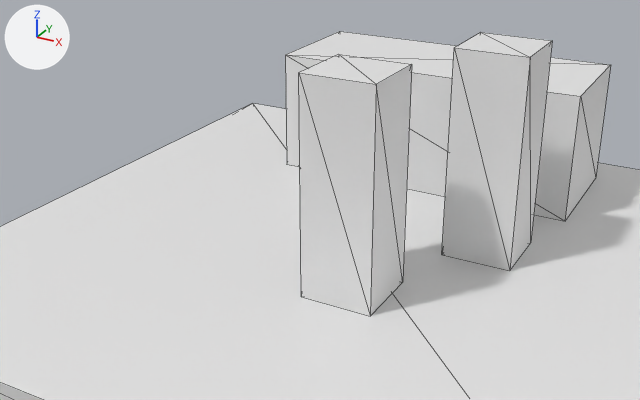
Before and after pictures for a commit that changed the glTF model scenes/scene1.gltf.
Rendered twice from a 50 mm camera at (20.7, -41.9, 23.2) aimed at (-2.2, -0.3, 2.4). The lights are fixed; the arrows at upper left show +X, +Y and +Z. Mesh edges are drawn as thin lines. Where no turn or scale is listed for an object, it has been applied to the vertices.

Objects in the first picture: 'floor', 'lamp', 'lamp.001', 'sofa'.
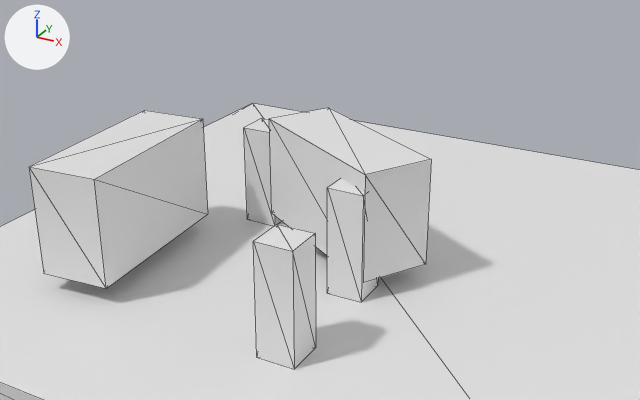
The change, as a list of edits to the scene's bpy script:
```text
Add me_cube_006:
    me_cube_006.from_pydata([(-1.59, -5.14, 3.0), (-1.59, -5.14, -3.0), (2.39, -4.82, -3.0), (2.39, -4.82, 3.0), (-2.39, 4.82, 3.0), (-2.39, 4.82, -3.0), (1.59, 5.14, 3.0), (1.59, 5.14, -3.0)], [], [(0, 1, 2), (0, 2, 3), (4, 5, 1), (4, 1, 0), (6, 7, 5), (6, 5, 4), (3, 2, 7), (3, 7, 6), (2, 1, 5), (2, 5, 7), (6, 4, 0), (6, 0, 3)])
Add me_cube_005:
    me_cube_005.from_pydata(...)  # a box spanning x -1.0..1.0, y -1.0..1.0, z -3.0..3.0
Change ob_sofa:
    ob_sofa.location: (0.0, 12.96, 4.0) -> (0.0, -1.47, 4.0)
    ob_sofa.rotation_euler: (0.0, 0.0, 1.571) -> (0.0, 0.0, -0.53)  # degrees (0, 0, 90) -> degrees (0, 0, -30)
    ob_sofa.scale: (4.0, 10.0, 4.0) -> (5.0, 2.0, 3.0)
Change ob_lamp_001:
    ob_lamp_001.location: (7.0, 3.0, 6.0) -> (2.35, -11.83, 3.0)
    ob_lamp_001.scale: (2.0, 2.0, 6.0) -> (1.0, 1.0, 3.0)
Change ob_lamp:
    ob_lamp.location: (2.35, -5.0, 6.0) -> (2.35, -5.0, 3.0)
    ob_lamp.scale: (2.0, 2.0, 6.0) -> (1.0, 1.0, 3.0)
Add ob_sofa_001:
    ob_sofa_001 = bpy.data.objects.new('sofa.001', me_cube_006)
    ob_sofa_001.location = (-10.23, -7.73, 4.0)
Add ob_lamp_002:
    ob_lamp_002 = bpy.data.objects.new('lamp.002', me_cube_005)
    ob_lamp_002.location = (-6.35, 0.69, 3.0)
```

Pixel boxes [x1, y1, x2, y2] of what changed, in the pictures (640 x 400 px):
'sofa', moved, turned, rescaled: before [285, 31, 611, 221]; after [269, 108, 431, 282]
'lamp.001', moved, rescaled (42% narrower, 39% shorter): before [442, 32, 552, 271]; after [253, 224, 316, 369]
'lamp', moved, rescaled (54% narrower, 53% shorter): before [299, 54, 412, 316]; after [327, 179, 378, 302]
'sofa.001', added: after [29, 110, 208, 289]
'lamp.002', added: after [244, 118, 281, 226]
